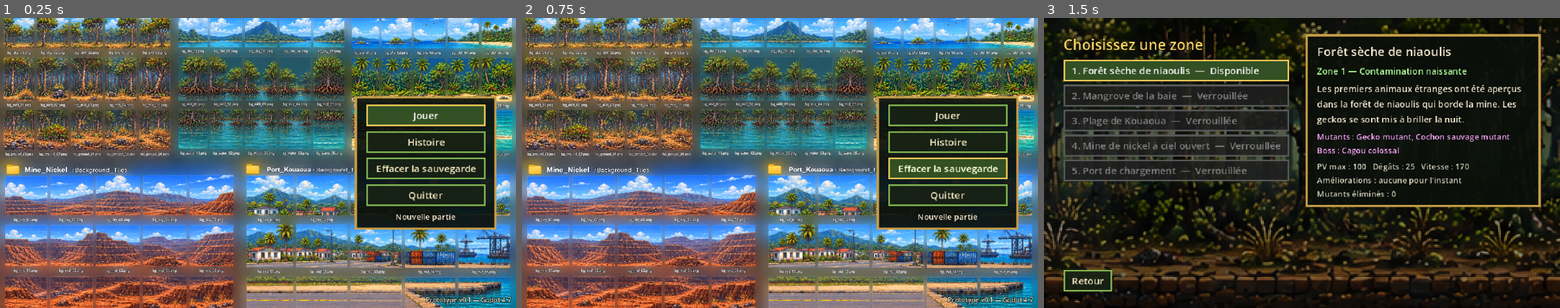
Above: before the commit, frames 1-3 (left to right).
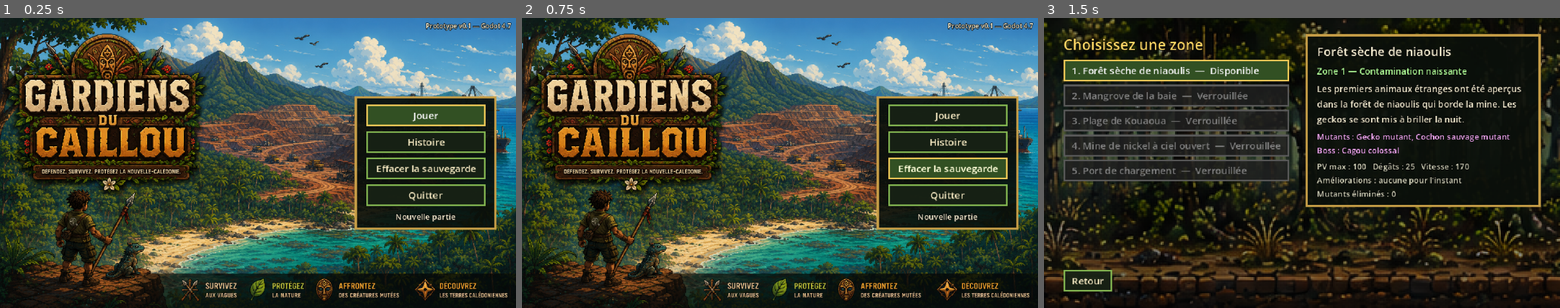
Above: after the commit, the same moments.

Repository: ReuS-SIO/Gardien-du-caillou
Game: Godot game, scene res://scenes/main_menu.tscn
The game is run twice, just before and just after one commit, with the same random seed, the same clock (stepped at 60 frames per second) and the same inputs.
Inputs:
- Up to frame 1 (0.25 s): no input
- Up to frame 2 (0.75 s): click "Effacer la sauvegarde" at 0.5 s
- Up to frame 3 (1.5 s): click "Jouer" at 1.25 s

The runs differ from the first frame. In frame 1, 85% of the frame differs, in the area x 0-100%, y 0-100%; in frame 2, 85%; in frame 3, nothing differs.

Commit message:
Fix le background du menu principal

Diff:
--- a/scenes/main_menu.tscn
+++ b/scenes/main_menu.tscn
@@ -108,17 +108,14 @@
 
 [node name="Version" type="Label" parent="."]
 layout_mode = 1
-anchors_preset = 3
+anchors_preset = 1
 anchor_left = 1.0
-anchor_top = 1.0
 anchor_right = 1.0
-anchor_bottom = 1.0
 offset_left = -160.0
-offset_top = -16.0
+offset_top = 4.0
 offset_right = -6.0
-offset_bottom = -4.0
+offset_bottom = 16.0
 grow_horizontal = 0
-grow_vertical = 0
 theme_override_font_sizes/font_size = 8
 text = "Prototype v0.1 — Godot 4.7"
 horizontal_alignment = 2
--- a/scripts/game_state.gd
+++ b/scripts/game_state.gd
@@ -1,8 +1,11 @@
 extends Node
 ## Autoload "GameState" : progression, améliorations permanentes, buffs de zone, sauvegarde.
 
-const SAVE_PATH := "user://gardiens_save.json"
+const DEFAULT_SAVE_PATH := "user://gardiens_save.json"
 const ZONE_COUNT := 5
+
+## Chemin du fichier de sauvegarde (les tests automatiques le redirigent pour ne pas écraser la vraie partie).
+var save_path: String = DEFAULT_SAVE_PATH
 
 const BASE_HP := 100
 const BASE_DAMAGE := 25.0
@@ -123,7 +126,7 @@
 		"upgrades": upgrades,
 		"total_kills": total_kills,
 	}
-	var file := FileAccess.open(SAVE_PATH, FileAccess.WRITE)
+	var file := FileAccess.open(save_path, FileAccess.WRITE)
 	if file == null:
 		push_warning("Impossible d'écrire la sauvegarde : %s" % FileAccess.get_open_error())
 		return
@@ -132,9 +135,9 @@
 
 
 func load_game() -> bool:
-	if not FileAccess.file_exists(SAVE_PATH):
+	if not FileAccess.file_exists(save_path):
 		return false
-	var file := FileAccess.open(SAVE_PATH, FileAccess.READ)
+	var file := FileAccess.open(save_path, FileAccess.READ)
 	if file == null:
 		return false
 	var parsed = JSON.parse_string(file.get_as_text())
@@ -157,12 +160,12 @@
 
 
 func has_save() -> bool:
-	return FileAccess.file_exists(SAVE_PATH)
+	return FileAccess.file_exists(save_path)
 
 
 func clear_save() -> void:
-	if FileAccess.file_exists(SAVE_PATH):
-		DirAccess.remove_absolute(SAVE_PATH)
+	if FileAccess.file_exists(save_path):
+		DirAccess.remove_absolute(save_path)
 	unlocked_zones = 1
 	completed_zones = []
 	total_kills = 0
--- a/tests/autotest.gd
+++ b/tests/autotest.gd
@@ -12,6 +12,8 @@
 
 func _ready() -> void:
 	shots_dir = OS.get_environment("GDC_SHOTS")
+	# sauvegarde séparée : le test ne doit jamais écraser la partie du joueur
+	GameState.save_path = "user://autotest_save.json"
 	GameState.clear_save()
 	GameState.current_zone = int(OS.get_environment("GDC_ZONE")) if OS.has_environment("GDC_ZONE") else 0
 	Engine.time_scale = 2.0
@@ -97,7 +99,7 @@
 	_check(total_upgrades == 1, "amélioration permanente appliquée")
 	_check(GameState.is_zone_completed(GameState.current_zone), "zone marquée terminée")
 	_check(GameState.unlocked_zones == mini(GameState.current_zone + 2, GameState.ZONE_COUNT), "zone suivante débloquée (%d)" % GameState.unlocked_zones)
-	_check(FileAccess.file_exists(GameState.SAVE_PATH), "fichier de sauvegarde écrit")
+	_check(FileAccess.file_exists(GameState.save_path), "fichier de sauvegarde écrit")
 
 	# rechargement de la sauvegarde
 	var unlocked := GameState.unlocked_zones
Binary file changed: assets/ui/title.png
